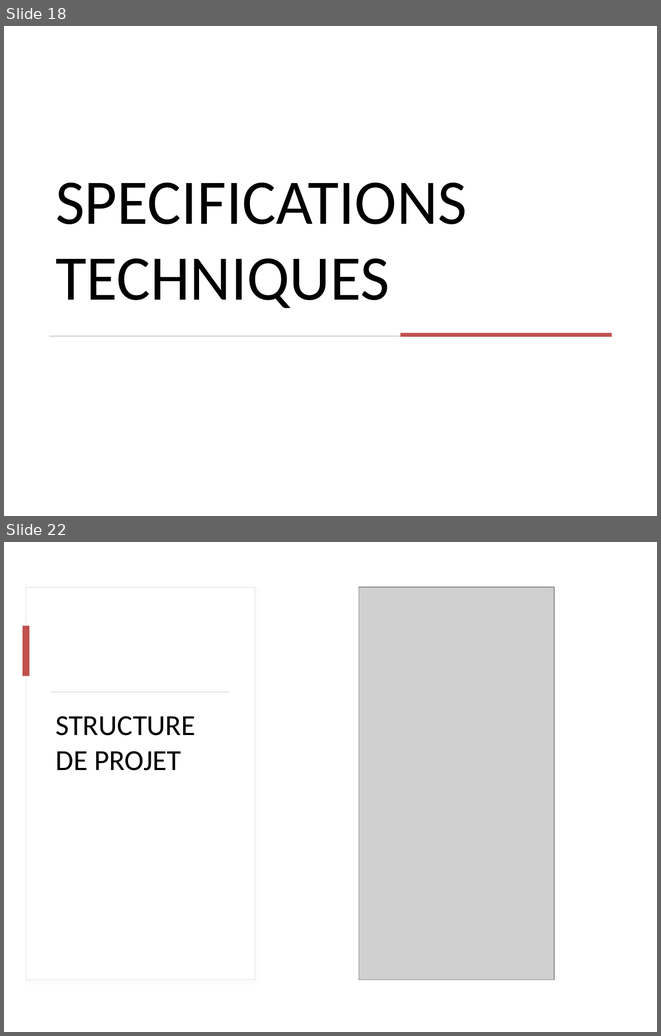
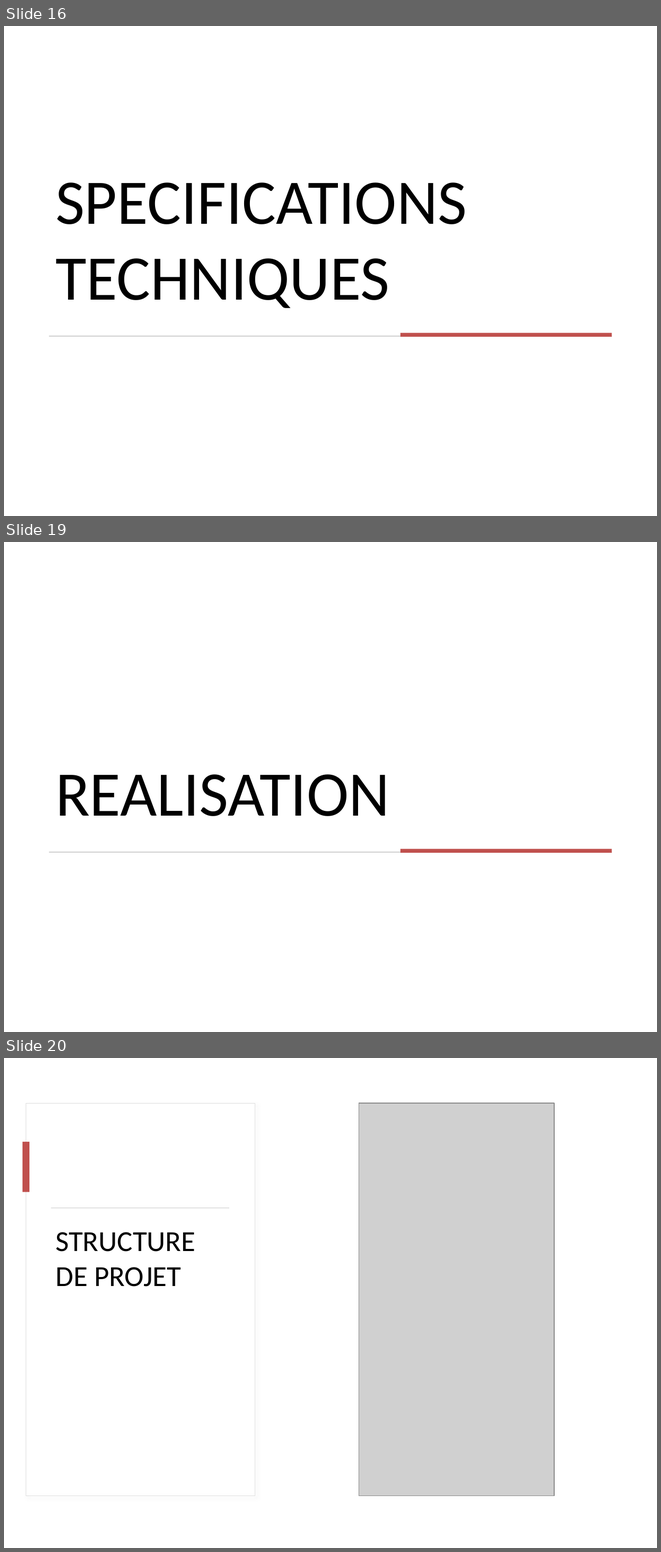
Before and after one commit to ShilkovKonst/pictopicto-client, a slide deck: dossier/PROJET picto.pptx. Shown one above the other, each under a label of ours: slides 18 and 22 before the commit, slides 16, 19 and 20 after it; the slides between them are not shown. The pictures are 661x1036 and 661x1552 pixels, drawn with LibreOffice and Linux fonts; fonts in the diff are those of the drawing; grey boxes stand for pictures. Boxes give left, top, right and bottom in pixels: in the first picture for what was removed or moved away, otherwise in the second. Text is boxed around its words. In the diff, an @@ line names an element or a change of style, - is before the commit and + after.

```diff
--- a/dossier/PROJET picto.pptx
+++ b/dossier/PROJET picto.pptx
@@ slide 19 added at [4, 542, 657, 1032], background #FFFFFF @@
@@ rectangle added at [4, 542, 657, 1032], fill #FFFFFF @@
@@ rectangle added at [34, 542, 632, 686], fill #FFFFFF, outline #E1E1E1 0.75 pt @@
@@ rectangle added at [35, 542, 632, 686], fill #FFFFFF @@
@@ title added at [55, 774, 390, 816], 70 pt, text #000000 @@
+REALISATION
@@ rectangle added at [49, 852, 612, 853], fill #D5D5D5 @@
@@ rectangle added at [400, 849, 612, 853], fill #C0504D @@
@@ what was slide 18 is now slide 16 @@
@@ what was slide 22 is now slide 20 @@
```
Also in this commit, not shown: 10 slides changed, 8 other slides added, 2 slides removed, 2 other files.
